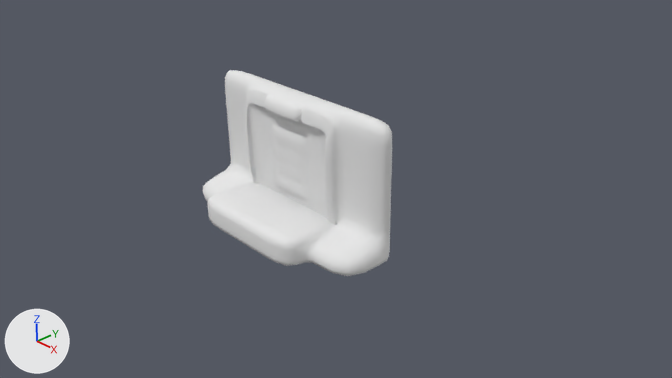
One commit to the Blender file Art assets/ruins.blend: the scene before it, then after it.
One viewpoint serves both versions: the file's camera 'Camera'. Arrows for +X, +Y and +Z are at lower left; the lights stay in place.
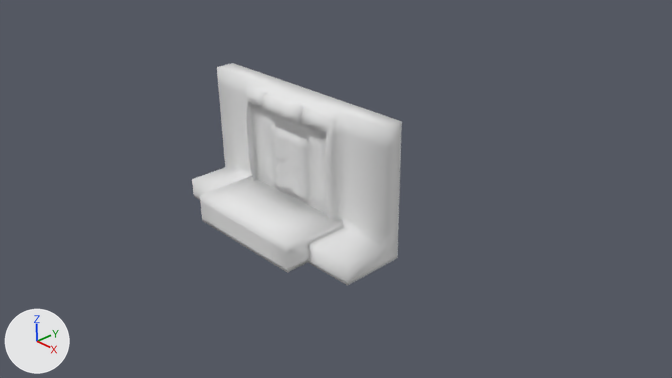
What differs and where, as boxes (x1, y1, x2, y2) in the pictures (672 x 378 px):
'Cube', reshaped, modifiers changed (11% wider, 8% taller): before (203, 70, 392, 276); after (192, 63, 402, 285)
part 1 of me_cube_001, added: after (192, 63, 306, 245)

Patch to the scene script:
```diff
--- a/Art assets/ruins.blend.py
+++ b/Art assets/ruins.blend.py
@@ me_cube_001 @@
 # used by ob_cube; location = (0.0, 0.0, 0.0)
-me_cube_001.from_pydata(...)  # 255 vertices, 222 faces; spans x 0.0..1.77, y -1.36..-0.05, z 0.01..2.01
+me_cube_001.from_pydata(...)  # 469 vertices, 444 faces; spans x -1.77..1.77, y -1.36..-0.05, z 0.01..2.01
+# me_cube_001 part 1
+# 114 vertices are added at x -1.77..-0.17, y -1.0..-0.41, z 0.07..1.96
+# 19 new vertices lie (-0.45, 0.0, 0.0) away from vertices in x 0.0, y -1.36..-0.05, z 0.01..2.01
+# 19 new vertices lie (-0.55, 0.0, 0.0) away from vertices in x -0.45, y -1.36..-0.05, z 0.01..2.01
+# 13 new vertices lie (-0.16, 0.0, 0.0) away from vertices in x -1.0, y -1.0..-0.05, z 0.01..2.01
+# 13 new vertices lie (-0.61, 0.0, 0.0) away from vertices in x -1.16, y -1.0..-0.05, z 0.01..2.01
+# 7 new vertices lie (-0.19, 0.0, 0.0) away from vertices in x 0.0, y -0.44..-0.41, z 0.47..1.49
+# 8 new vertices lie (-0.18, 0.0, 0.0) away from vertices in x -0.19..0.0, y -0.6..-0.44, z 0.49..1.96
+# 6 new vertices lie (0.0, -0.3, 0.0) away from vertices in x -1.77, y -0.05, z 0.07..1.72
+# 5 new vertices lie (-0.38, 0.0, 0.0) away from vertices in x 0.0, y -0.52..-0.41, z 0.33..1.96
+# 5 new vertices lie (0.61, 0.0, 0.0) away from vertices in x -1.77, y -0.35, z 0.48..1.72
+# 5 new vertices lie (0.16, 0.0, 0.0) away from vertices in x -1.16, y -0.35, z 0.48..1.72
+# 222 new faces join them
 me_cube_001.materials.append(mat_material_001)
@@ ob_cube @@
 ob_cube.location = (0.0, 0.0, 0.0)
-_m = ob_cube.modifiers.new('Mirror', 'MIRROR')
-_m.use_clip = True
-_m = ob_cube.modifiers.new('Subsurf', 'SUBSURF')
-_m.render_levels = 1
```
